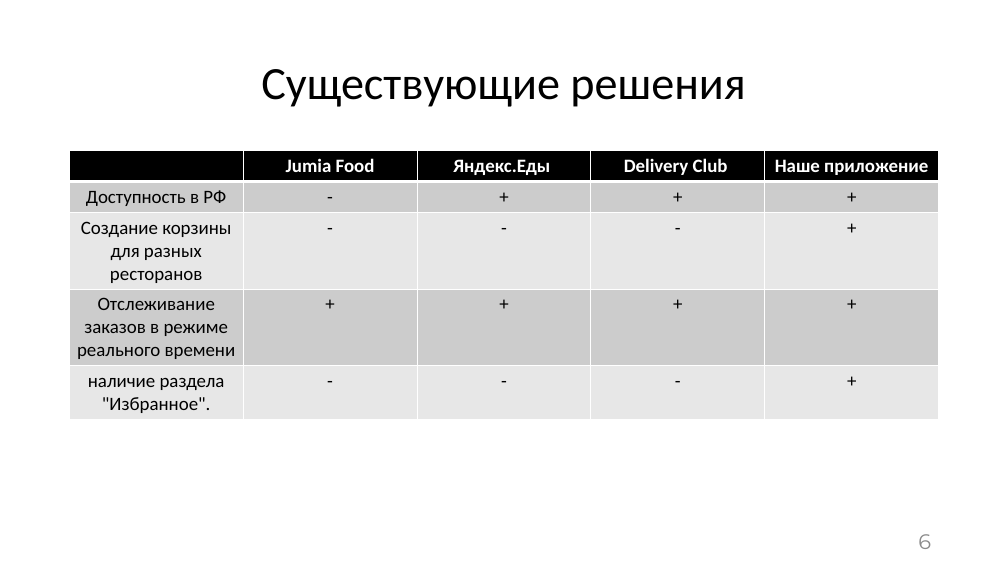
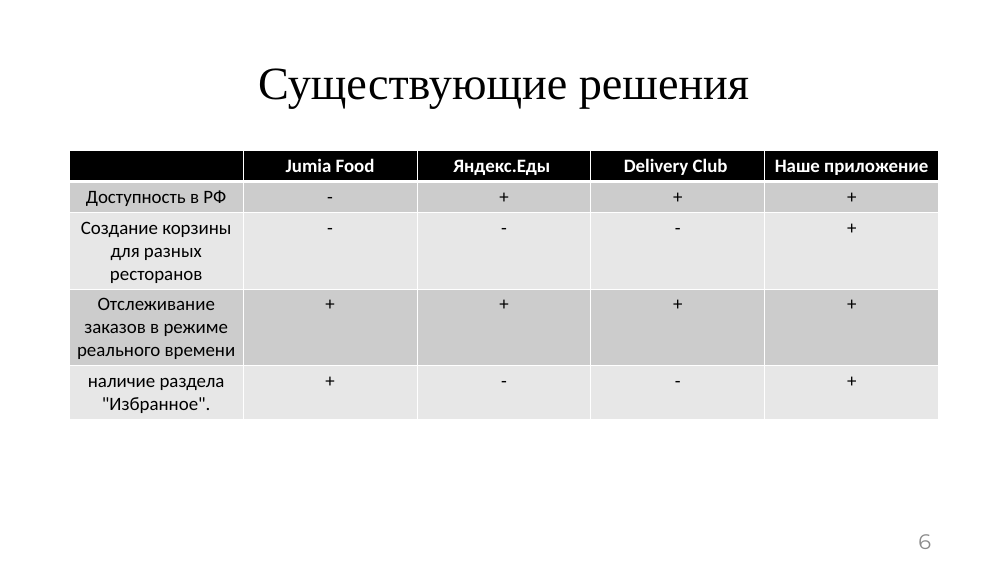
Before and after one commit to asusoft/Diplomnaya, a slide deck: slide 6 of ВКР/Презентация/Презентация к БКР Шеху А.У. ПрИн-467.pptx. Drawn at 1008x567 pixels with LibreOffice and Linux fonts; fonts in the diff are those of the drawing. Boxes give left, top, right and bottom in pixels: in the first picture for what was removed or moved away, otherwise in the second. Text is boxed around its words. In the diff, an @@ line names an element or a change of style, - is before the commit and + after.

```diff
--- a/ВКР/Презентация/Презентация к БКР Шеху А.У. ПрИн-467.pptx
+++ b/ВКР/Презентация/Презентация к БКР Шеху А.У. ПрИн-467.pptx
@@ title "Существующие решения" at (258,68,749,109): font Calibri to Times New Roman @@
@@ table at (70,151,939,417) @@
-row 5, column 2: -
+row 5, column 2: +
```
Also in this commit, not shown: 10 other slides changed, 6 slides added, 9 slides removed, 29 other files.
